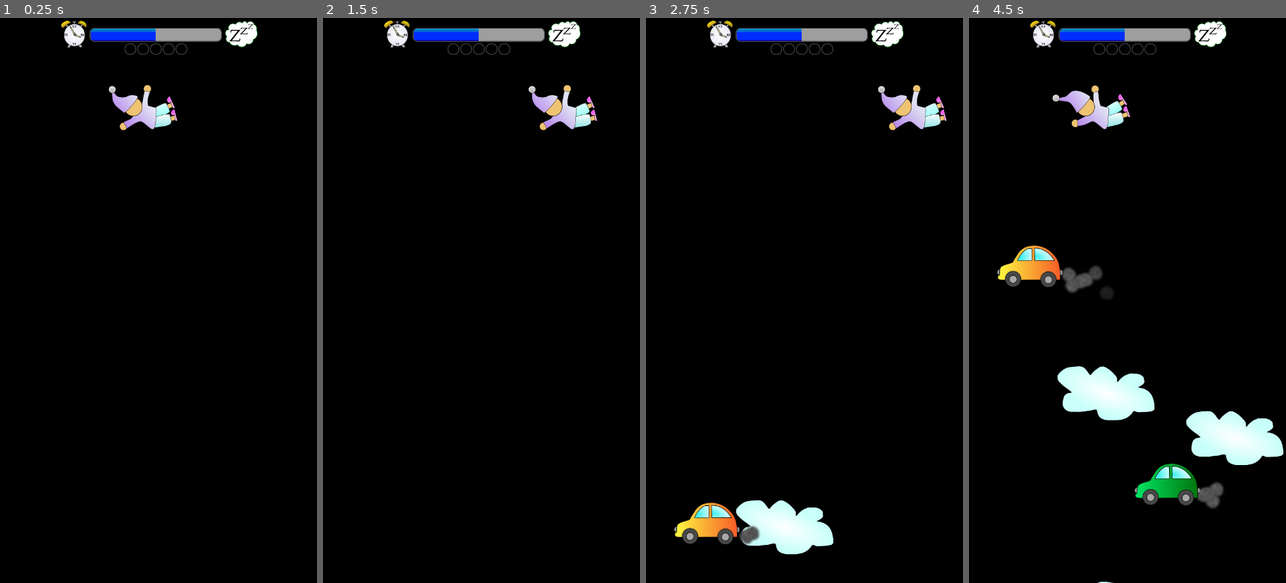
Above: before the commit, frames 1-4 (left to right).
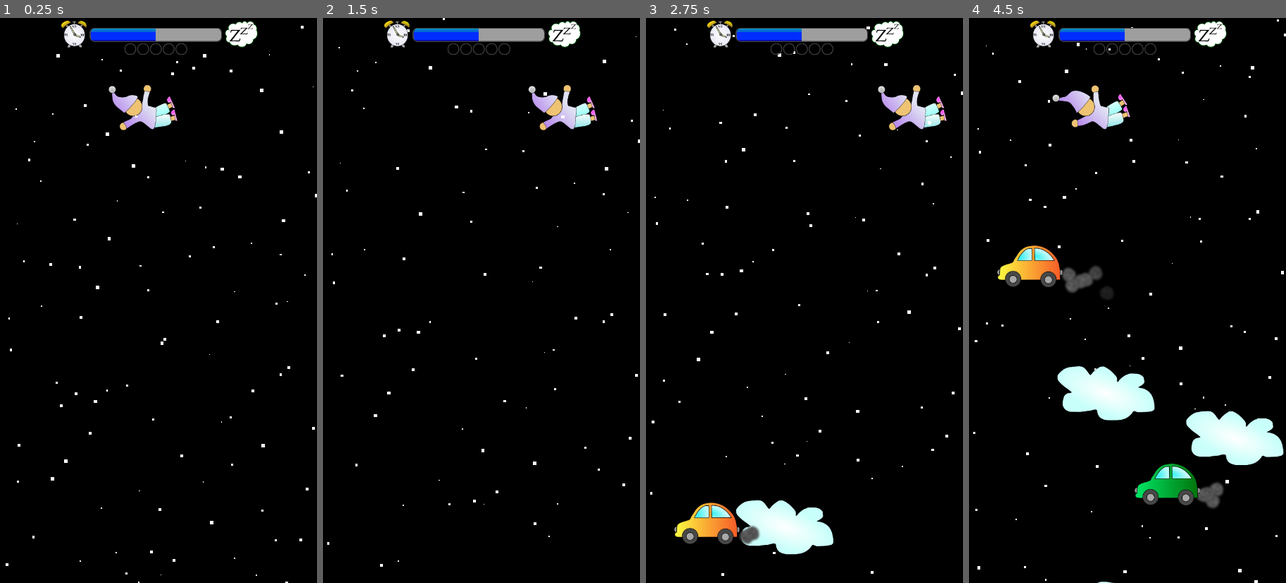
Above: after the commit, the same moments.

Repository: sorlok/LD48
Game: Godot game, scene res://Scenes/LevelCloud.tscn
Same seed, same stepped clock (60 frames per second), same inputs: the game is played once before the commit and once after it.
Inputs (mouse positions are in pixels of both pictures, inside the frame that each line leads up to):
- Up to frame 1 (0.25 s): no input
- Up to frame 2 (1.5 s): move the mouse to (551, 272) at 0.52 s; hold D (ui_right) 0.53-1.28 s; click (551, 272) at 0.67 s; move the mouse to (418, 328) at 1.27 s; hold A (ui_left) from 1.28 s (still down)
- Up to frame 3 (2.75 s): move the mouse to (836, 176) at 2.02 s; release A (ui_left) at 2.03 s; hold D (ui_right) from 2.03 s (still down)
- Up to frame 4 (4.5 s): move the mouse to (1035, 520) at 2.77 s; click (1035, 520) at 2.92 s; move the mouse to (1222, 385) at 3.52 s; release D (ui_right) at 3.53 s; hold A (ui_left) from 3.53 s (still down); move the mouse to (1171, 520) at 4.27 s; click (1171, 520) at 4.42 s

The runs differ from the first frame. In frame 1, 0.3% of the frame differs, in the area x 1-100%, y 1-100%; in frame 2, 0.2%; in frame 3, 0.3%; in frame 4, 0.3%.

Commit message:
star background basically works

Diff:
--- a/Scenes/LevelCloud.tscn
+++ b/Scenes/LevelCloud.tscn
@@ -34,6 +34,7 @@
 [ext_resource path="res://Images/JellyCount2.png" type="Texture" id=32]
 [ext_resource path="res://Images/JellyCount3.png" type="Texture" id=33]
 [ext_resource path="res://Scenes/SodaCan.tscn" type="PackedScene" id=34]
+[ext_resource path="res://Scenes/Star.tscn" type="PackedScene" id=35]
 
 [sub_resource type="DynamicFont" id=1]
 size = 48
@@ -80,6 +81,7 @@
 BubbleParticles = ExtResource( 26 )
 Jellyfish = ExtResource( 27 )
 Soda = ExtResource( 34 )
+Star = ExtResource( 35 )
 
 [node name="SkyBg" parent="." instance=ExtResource( 10 )]
 
@@ -114,6 +116,9 @@
 [node name="FallOffBedTimer" type="Timer" parent="."]
 wait_time = 1.5
 one_shot = true
+
+[node name="TinyStarsTimer" type="Timer" parent="."]
+wait_time = 1.2
 
 [node name="WakeUpIcon1" type="Sprite" parent="."]
 position = Vector2( 13, 0 )
@@ -191,5 +196,6 @@
 [connection signal="timeout" from="RocketTimer" to="." method="_on_RocketTimer_timeout"]
 [connection signal="timeout" from="SheepTimer" to="." method="_on_SheepTimer_timeout"]
 [connection signal="timeout" from="FallOffBedTimer" to="." method="_on_FallOffBedTimer_timeout"]
+[connection signal="timeout" from="TinyStarsTimer" to="." method="_on_TinyStarsTimer_timeout"]
 [connection signal="button_clicked" from="Thoughts" to="." method="_on_Thoughts_button_clicked"]
 [connection signal="fadeout_done" from="Thoughts" to="." method="_on_Thoughts_fadeout_done"]
--- /dev/null
+++ b/Scenes/Star.tscn
@@ -0,0 +1,29 @@
+[gd_scene load_steps=4 format=2]
+
+[ext_resource path="res://Images/TinyStar.png" type="Texture" id=1]
+[ext_resource path="res://Scripts/Star.gd" type="Script" id=2]
+
+[sub_resource type="CircleShape2D" id=1]
+radius = 4.09218
+
+[node name="Star" type="RigidBody2D" groups=[
+"bg_star",
+]]
+collision_layer = 1024
+collision_mask = 0
+gravity_scale = 0.0
+script = ExtResource( 2 )
+
+[node name="Sprite" type="Sprite" parent="."]
+texture = ExtResource( 1 )
+
+[node name="VisibilityNotifier2D" type="VisibilityNotifier2D" parent="."]
+
+[node name="Timer" type="Timer" parent="."]
+
+[node name="CollisionShape2D" type="CollisionShape2D" parent="."]
+shape = SubResource( 1 )
+
+[connection signal="screen_entered" from="VisibilityNotifier2D" to="." method="_on_VisibilityNotifier2D_screen_entered"]
+[connection signal="screen_exited" from="VisibilityNotifier2D" to="." method="_on_VisibilityNotifier2D_screen_exited"]
+[connection signal="timeout" from="Timer" to="." method="_on_Timer_timeout"]
--- a/Scripts/LevelCloud.gd
+++ b/Scripts/LevelCloud.gd
@@ -12,6 +12,7 @@
 export (PackedScene) var BubbleParticles
 export (PackedScene) var Jellyfish
 export (PackedScene) var Soda
+export (PackedScene) var Star
 
 onready var player_start_pos:Vector2
 
@@ -33,6 +34,9 @@
 	$RocketTimer.start()
 	$SheepTimer.start()
 
+	if Globals.rel_level() == 2:
+		$TinyStarsTimer.start()
+
 	# Various level things
 	set_spawn_timer_offsets()
 	$SkyBg.set_level()
@@ -40,12 +44,48 @@
 
 	update_fall_speed()
 
+	make_stars()
+
 	$Level.visible =  Globals.level > 2
 	$Level.text = str(Globals.level+1)
 	$EndGameLabel.modulate = Color(1, 1, 1, 0)
 
 	# Start gathering input
 	Globals.state = Globals.ST_INGAME
+
+
+func make_stars():
+	if Globals.rel_level() == 2:
+		# Generate stars in the range of 10x10 squares (to ensure some uniformity)
+		var screen_size = $Player.screen_size
+		var tile_size = Vector2(screen_size.x/10, screen_size.y/10)
+		for i in range(0, 10*10):
+			var yRect = i / 10
+			var xRect = i % 10
+			make_star_in_box(tile_size.x*xRect, tile_size.y*yRect, tile_size.x, tile_size.y)
+
+		# Make another row for phones
+		for xRect in range(0, 10):
+			var yRect = 10
+			make_star_in_box(tile_size.x*xRect, tile_size.y*yRect, tile_size.x, tile_size.y)
+
+func make_new_stars():
+	var screen_size = $Player.screen_size
+	var tile_size = Vector2(screen_size.x/10, screen_size.y/10)
+	for xRect in range(0, 10):
+		var yRect = 11
+		make_star_in_box(tile_size.x*xRect, tile_size.y*yRect, tile_size.x, tile_size.y)
+
+
+func make_star_in_box(xPos:int, yPos:int, wid:int, hgt:int):
+	# Randomly generate within the box
+	var star:Node = Star.instance()
+	star.position.x = rand_range(xPos, xPos+wid)
+	star.position.y = rand_range(yPos, yPos+hgt)
+	add_child(star)
+
+	# Make it move up
+	star.linear_velocity = Vector2(0, -1*rand_range(star.min_speed, star.max_speed))
 
 
 func set_spawn_timer_offsets():
@@ -87,6 +127,9 @@
 		var sheeple = get_tree().get_nodes_in_group("sheep")
 		for sheep in sheeple:
 			clouds.push_back(sheep)
+		var stars = get_tree().get_nodes_in_group("bg_star")
+		for star in stars:
+			clouds.push_back(star)
 		for cloud in clouds:
 			if !cloud.on_screen:
 				cloud.queue_free()
@@ -333,3 +376,9 @@
 	if $Player.victory:
 		Globals.level += 1
 	get_tree().change_scene("res://Scenes/LevelCloud.tscn")
+
+
+func _on_TinyStarsTimer_timeout():
+	if Globals.state != Globals.ST_INGAME:
+		return
+	make_new_stars()
--- /dev/null
+++ b/Scripts/Star.gd
@@ -0,0 +1,29 @@
+extends RigidBody2D
+
+const min_speed = 100
+const max_speed = 150
+
+onready var on_screen = false
+
+func _ready():
+	$Timer.wait_time = rand_range(1, 2)
+	$Timer.start()
+	var sz = rand_range(0.2, 1)
+	$Sprite.scale = Vector2(sz, sz)
+
+func _on_Timer_timeout():
+	visible = !visible
+	$Timer.stop()
+	if visible:
+		$Timer.wait_time = rand_range(1, 3)
+	else:
+		$Timer.wait_time = 0.2
+	$Timer.start()
+
+
+func _on_VisibilityNotifier2D_screen_entered():
+	on_screen = true
+
+
+func _on_VisibilityNotifier2D_screen_exited():
+	queue_free()
Binary file added: Images/TinyStar.png
Not shown: 1 places in Scenes/LevelCloud.tscn that only renumber resources
